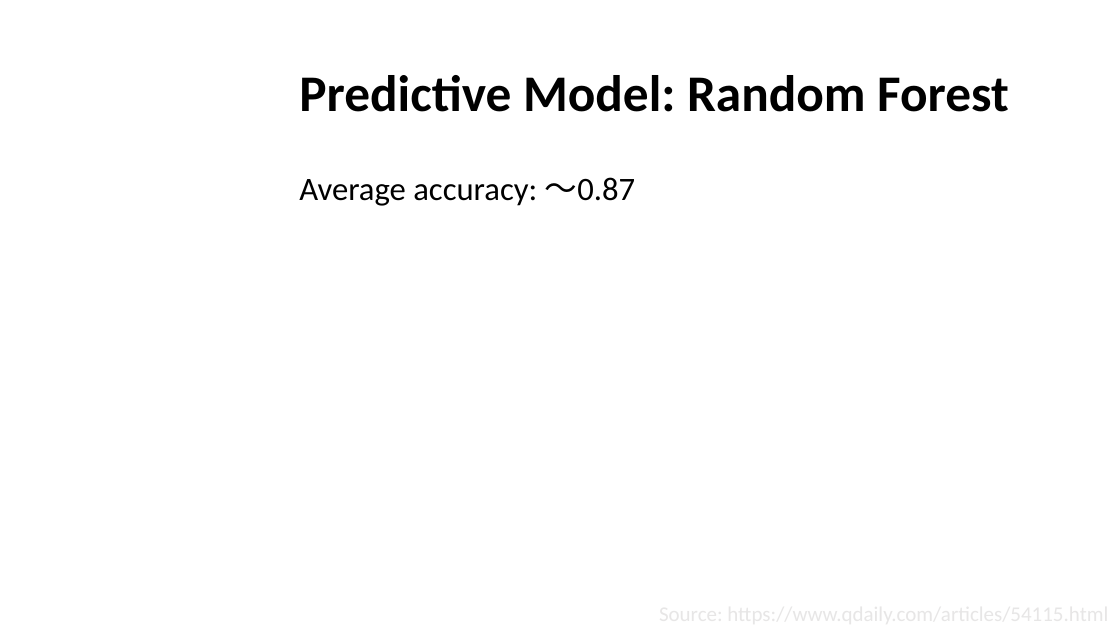
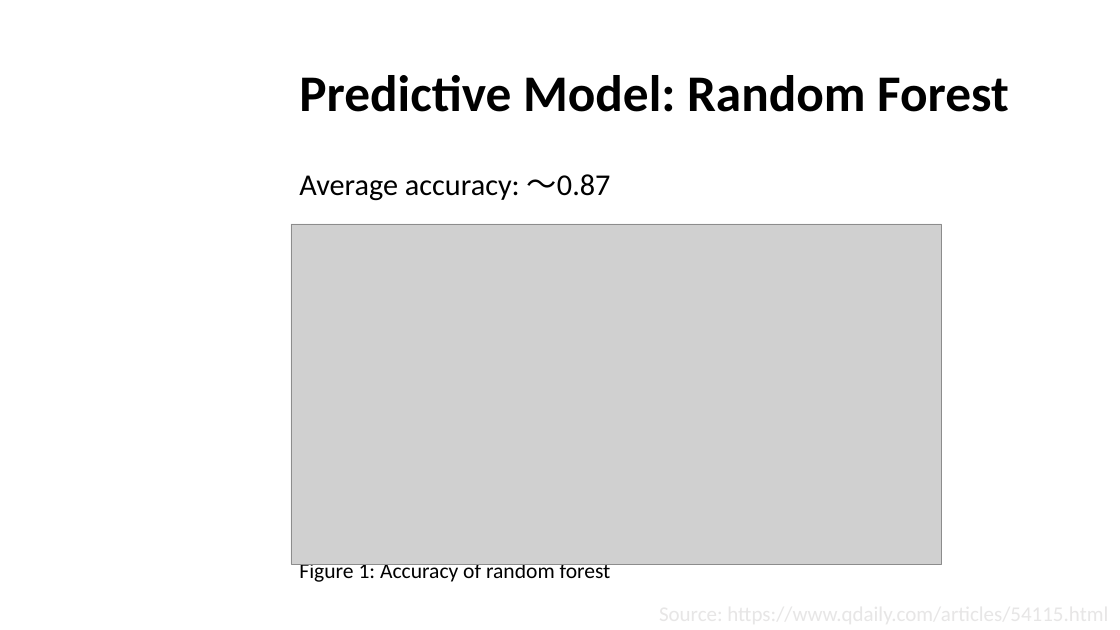
Before and after one commit to sherry-fan01/DATA3888_DiscplineProject2, a slide deck: slide 4 of report&presentation/presentation.pptx. Drawn at 1120x630 pixels with LibreOffice and Linux fonts; fonts in the diff are those of the drawing; grey boxes stand for pictures; background and template pictures are left out. Boxes give left, top, right and bottom in pixels: in the first picture for what was removed or moved away, otherwise in the second. Text is boxed around its words. In the diff, an @@ line names an element or a change of style, - is before the commit and + after.

```diff
--- a/report&presentation/presentation.pptx
+++ b/report&presentation/presentation.pptx
@@ text at (299,174,611,201): size 28 to 25.9 pt in "Average accuracy: ～0.87"; line spacing 0.9 to 0.8 @@
@@ picture added at (291,224,941,565) @@
@@ text at (299,560,611,582): paragraph added @@
+Figure 1: Accuracy of random forest
```
Also in this commit, not shown: 2 other slides changed, 5 other files.
